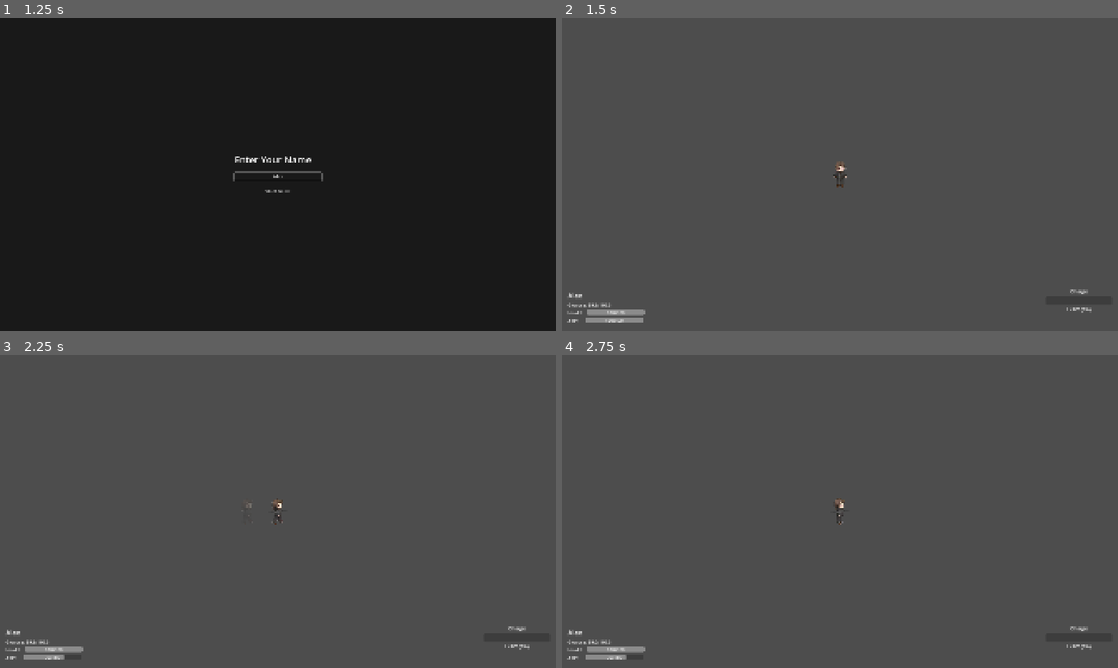
Above: before the commit, frames 1-4 (two rows, left to right).
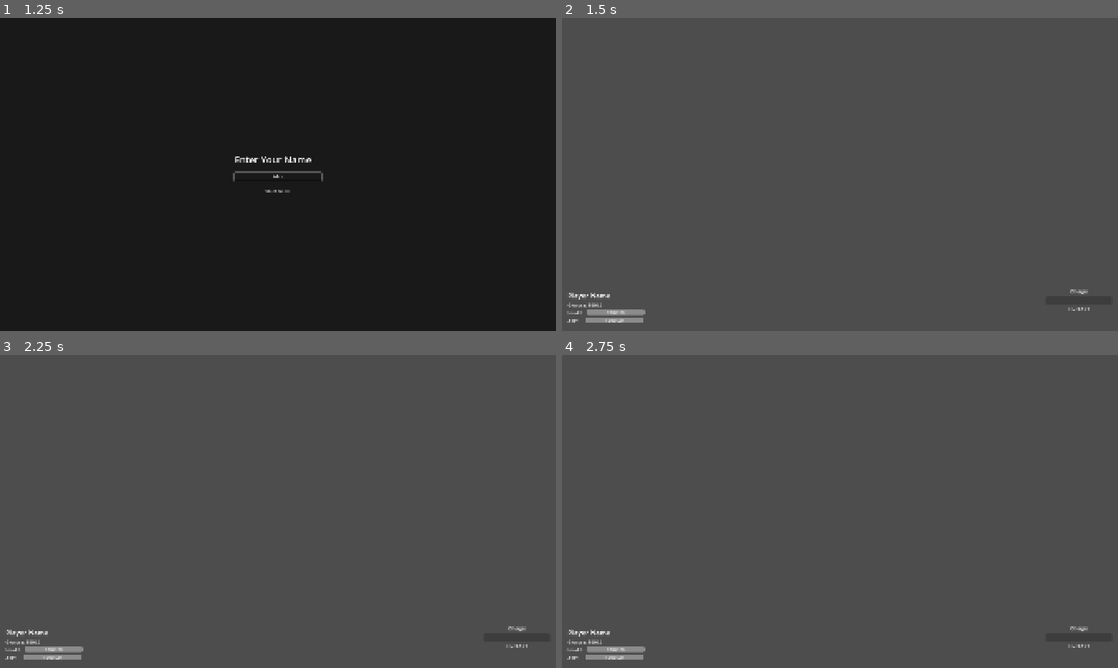
Above: after the commit, the same moments.

Repository: liup215/UnchartedLife
Game: Godot game, scene res://ui/character_creation/character_creation.tscn
Two runs of this game, one before a commit and one after it. Both use one fixed random seed, a clock stepped at 60 frames per second and the inputs below. This scene is started directly instead of the project's main scene. The engine's default icon, where the game draws it, is replaced by a stand-in: a white triangle on a blue panel in a dark square.
Inputs (mouse positions are in pixels of both pictures, inside the frame that each line leads up to):
- Up to frame 1 (1.25 s): click (278, 177) at 0.52 s; type "Alex" at 0.6 s
- Up to frame 2 (1.5 s): click "Start Game" at 1.25 s
- Up to frame 3 (2.25 s): tap Enter (ui_accept) at 2 s; move the mouse to (400, 495) at 2.02 s; hold D (turn_right) from 2.03 s (still down); tap Space (dodge) at 2.1 s; click (400, 495) at 2.17 s
- Up to frame 4 (2.75 s): keep holding D (turn_right); tap Enter (ui_accept) at 2.27 s

Frame 1 is identical in both runs. In frame 2, 0.2% of the frame differs, in the area x 1-96%, y 45-95%; in frame 3, 0.3%, in the area x 1-96%, y 45-98%; in frame 4, 0.3%.

Commit message:
feat: implement data-driven game scene architecture (Phase 1-2)
Co-authored-by: liup215 <20367844+liup215@users.noreply.github.com>

Diff:
--- /dev/null
+++ b/data/definitions/system/game_scene_data.gd
@@ -0,0 +1,80 @@
+# game_scene_data.gd
+# Resource class to define a complete game scene configuration
+# Combines static map data with dynamic entity spawns
+extends Resource
+class_name GameSceneData
+
+# Scene identifier
+@export var scene_id: String = ""
+
+# Display name
+@export var scene_name: String = ""
+
+# ============ STATIC DATA ============
+# Reference to MapData for map/level loading
+@export var map_data: MapData = null
+
+# ============ DYNAMIC DATA ============
+# Player spawn configuration
+@export var player_spawn: PlayerSpawnData = null
+
+# Array of entities to spawn (NPCs, vehicles, enemies, interactive objects)
+@export var spawnable_entities: Array[SpawnableEntityData] = []
+
+# ============ METADATA ============
+# Optional background music
+@export var background_music: AudioStream = null
+
+# Optional ambient sound
+@export var ambient_sound: AudioStream = null
+
+# Optional scene-specific settings
+@export var scene_settings: Dictionary = {}
+
+# Convert to dictionary for saving
+func to_dict() -> Dictionary:
+	var entities_array: Array = []
+	for entity in spawnable_entities:
+		if entity:
+			entities_array.append(entity.to_dict())
+
+	return {
+		"scene_id": scene_id,
+		"scene_name": scene_name,
+		"map_data": map_data.resource_path if map_data else "",
+		"player_spawn": player_spawn.to_dict() if player_spawn else {},
+		"spawnable_entities": entities_array,
+		"background_music": background_music.resource_path if background_music else "",
+		"ambient_sound": ambient_sound.resource_path if ambient_sound else "",
+		"scene_settings": scene_settings
+	}
+
+# Load from dictionary
+func from_dict(data: Dictionary) -> void:
+	scene_id = data.get("scene_id", scene_id)
+	scene_name = data.get("scene_name", scene_name)
+	scene_settings = data.get("scene_settings", scene_settings)
+
+	# Load map data
+	if data.has("map_data") and not data["map_data"].is_empty():
+		map_data = load(data["map_data"])
+
+	# Load player spawn
+	if data.has("player_spawn") and not data["player_spawn"].is_empty():
+		player_spawn = PlayerSpawnData.new()
+		player_spawn.from_dict(data["player_spawn"])
+
+	# Load spawnable entities
+	if data.has("spawnable_entities"):
+		spawnable_entities.clear()
+		for entity_dict in data["spawnable_entities"]:
+			var entity = SpawnableEntityData.new()
+			entity.from_dict(entity_dict)
+			spawnable_entities.append(entity)
+
+	# Load audio resources
+	if data.has("background_music") and not data["background_music"].is_empty():
+		background_music = load(data["background_music"])
+
+	if data.has("ambient_sound") and not data["ambient_sound"].is_empty():
+		ambient_sound = load(data["ambient_sound"])
--- /dev/null
+++ b/data/definitions/system/player_spawn_data.gd
@@ -0,0 +1,34 @@
+# player_spawn_data.gd
+# Resource class to define player spawn configuration
+extends Resource
+class_name PlayerSpawnData
+
+# Spawn position for the player
+@export var spawn_position: Vector2 = Vector2.ZERO
+
+# Optional: Spawn ID for identification
+@export var spawn_id: String = "default"
+
+# Optional: Player data override (if different from global PlayerData)
+@export var player_data: Resource = null
+
+# Convert to dictionary for saving
+func to_dict() -> Dictionary:
+	return {
+		"spawn_position": {"x": spawn_position.x, "y": spawn_position.y},
+		"spawn_id": spawn_id,
+		"player_data": player_data.resource_path if player_data else ""
+	}
+
+# Load from dictionary
+func from_dict(data: Dictionary) -> void:
+	spawn_id = data.get("spawn_id", spawn_id)
+
+	# Load spawn position
+	if data.has("spawn_position"):
+		var pos_data = data["spawn_position"]
+		spawn_position = Vector2(pos_data.get("x", 0), pos_data.get("y", 0))
+
+	# Load player data resource
+	if data.has("player_data") and not data["player_data"].is_empty():
+		player_data = load(data["player_data"])
--- /dev/null
+++ b/data/definitions/system/spawnable_entity_data.gd
@@ -0,0 +1,49 @@
+# spawnable_entity_data.gd
+# Resource class to define a spawnable entity (NPC, vehicle, enemy, interactive object)
+extends Resource
+class_name SpawnableEntityData
+
+# Entity type identifier - determines which scene/prefab to instantiate
+@export var entity_type: String = ""
+
+# Reference to the scene to spawn (e.g., "res://features/actor/base_actor.tscn")
+@export var scene_path: String = ""
+
+# Position where the entity should spawn
+@export var spawn_position: Vector2 = Vector2.ZERO
+
+# Optional: Data resource for the entity (e.g., ActorData, VehicleData)
+@export var entity_resource: Resource = null
+
+# Optional: Unique identifier for this spawn point
+@export var spawn_id: String = ""
+
+# Optional: Additional configuration data as dictionary
+@export var additional_config: Dictionary = {}
+
+# Convert to dictionary for saving
+func to_dict() -> Dictionary:
+	return {
+		"entity_type": entity_type,
+		"scene_path": scene_path,
+		"spawn_position": {"x": spawn_position.x, "y": spawn_position.y},
+		"entity_resource": entity_resource.resource_path if entity_resource else "",
+		"spawn_id": spawn_id,
+		"additional_config": additional_config
+	}
+
+# Load from dictionary
+func from_dict(data: Dictionary) -> void:
+	entity_type = data.get("entity_type", entity_type)
+	scene_path = data.get("scene_path", scene_path)
+	spawn_id = data.get("spawn_id", spawn_id)
+	additional_config = data.get("additional_config", additional_config)
+
+	# Load spawn position
+	if data.has("spawn_position"):
+		var pos_data = data["spawn_position"]
+		spawn_position = Vector2(pos_data.get("x", 0), pos_data.get("y", 0))
+
+	# Load entity resource
+	if data.has("entity_resource") and not data["entity_resource"].is_empty():
+		entity_resource = load(data["entity_resource"])
--- /dev/null
+++ b/data/game_scenes/default_game_scene.tres
@@ -0,0 +1,33 @@
+[gd_resource type="Resource" script_class="GameSceneData" load_steps=8 format=3 uid="uid://default_game_scene"]
+
+[ext_resource type="Script" path="res://data/definitions/system/game_scene_data.gd" id="1_scene_data"]
+[ext_resource type="Script" path="res://data/definitions/system/map_data.gd" id="2_map_data"]
+[ext_resource type="Script" path="res://data/definitions/system/player_spawn_data.gd" id="3_player_spawn"]
+[ext_resource type="Resource" uid="uid://bdo2suynn7vlm" path="res://data/actors/player/player_data.tres" id="4_player_data"]
+
+[sub_resource type="Resource" id="MapData_default"]
+script = ExtResource("2_map_data")
+map_id = "main_world"
+map_name = "Main World"
+map_description = "The main game world"
+map_scene_path = ""
+chunk_scenes = {}
+default_spawn_position = Vector2(631, 356)
+use_chunk_loading = true
+
+[sub_resource type="Resource" id="PlayerSpawnData_default"]
+script = ExtResource("3_player_spawn")
+spawn_position = Vector2(631, 356)
+spawn_id = "default"
+player_data = ExtResource("4_player_data")
+
+[resource]
+script = ExtResource("1_scene_data")
+scene_id = "default_game_scene"
+scene_name = "Default Game Scene"
+map_data = SubResource("MapData_default")
+player_spawn = SubResource("PlayerSpawnData_default")
+spawnable_entities = Array[ExtResource("res://data/definitions/system/spawnable_entity_data.gd")]([])
+background_music = null
+ambient_sound = null
+scene_settings = {}
--- /dev/null
+++ b/scenes/game_scene.gd
@@ -0,0 +1,283 @@
+# game_scene.gd
+# Generic game scene controller that loads from GameSceneData
+# Implements the data-driven "Soul-Container-Brain" pattern
+extends Node2D
+
+# The data that defines this game scene
+@export var game_scene_data: GameSceneData = null
+
+# References to instantiated nodes
+var map_container: Node2D = null
+var player_instance: Node2D = null
+var spawned_entities: Dictionary = {}  # spawn_id -> entity instance
+
+# UI references (will be set by children or externally)
+@onready var hud: Control = null
+@onready var system_menu: Control = null
+@onready var dialogue_panel: Control = null
+
+# Prologue scene reference
+const PROLOGUE_SCENE_02 = preload("res://scenes/story/prologue/prologue_scene_02.tscn")
+var prologue_scene_instance: Node2D = null
+
+func _ready() -> void:
+	# If no data provided, try to get from external source or use default
+	if not game_scene_data:
+		push_warning("GameScene: No game_scene_data provided, cannot initialize scene")
+		return
+
+	# Setup scene based on data
+	_setup_scene()
+
+func _setup_scene() -> void:
+	"""Setup the game scene from data"""
+	print("GameScene: Setting up scene '%s'" % game_scene_data.scene_name)
+
+	# 1. Setup map container for chunk loading
+	_setup_map_container()
+
+	# 2. Load static map data
+	_load_map()
+
+	# 3. Spawn player
+	_spawn_player()
+
+	# 4. Spawn dynamic entities
+	_spawn_entities()
+
+	# 5. Setup audio
+	_setup_audio()
+
+	# 6. Connect to UI elements if they exist
+	_setup_ui()
+
+	# 7. Check and load prologue if needed
+	_check_and_load_prologue()
+
+	print("GameScene: Scene setup complete")
+
+func _setup_map_container() -> void:
+	"""Create container for map chunks"""
+	map_container = Node2D.new()
+	map_container.name = "MapContainer"
+	add_child(map_container)
+	move_child(map_container, 0)  # Move to back for rendering order
+
+	# Set as parent for MapManager
+	MapManager.set_map_parent(map_container)
+
+func _load_map() -> void:
+	"""Load the map based on game_scene_data.map_data"""
+	if not game_scene_data.map_data:
+		push_warning("GameScene: No map_data in game_scene_data")
+		return
+
+	# Register the map with MapManager if not already registered
+	var map_data: MapData = game_scene_data.map_data
+	if not MapManager.get_map_data(map_data.map_id):
+		MapManager.register_map(map_data)
+
+	# Switch to this map (will load chunks if needed)
+	var spawn_pos: Vector2 = Vector2.ZERO
+	if game_scene_data.player_spawn:
+		spawn_pos = game_scene_data.player_spawn.spawn_position
+
+	MapManager.switch_to_map(map_data.map_id, spawn_pos)
+	print("GameScene: Loaded map '%s'" % map_data.map_id)
+
+func _spawn_player() -> void:
+	"""Spawn the player at configured position"""
+	if not game_scene_data.player_spawn:
+		push_warning("GameScene: No player_spawn configuration")
+		return
+
+	# Load the player scene
+	var player_scene: PackedScene = load("res://features/player/player.tscn")
+	if not player_scene:
+		push_error("GameScene: Failed to load player scene")
+		return
+
+	player_instance = player_scene.instantiate()
+	add_child(player_instance)
+
+	# Set player position
+	# If loading from save, player position is already set by load_data
+	# Otherwise, use the spawn position from game_scene_data
+	if not SaveManager.is_loading_from_save():
+		player_instance.global_position = game_scene_data.player_spawn.spawn_position
+		print("GameScene: Set player position to spawn default: %s" % game_scene_data.player_spawn.spawn_position)
+	else:
+		print("GameScene: Player position will be loaded from save file")
+
+	# If custom player data provided, use it
+	if game_scene_data.player_spawn.player_data:
+		if player_instance.has_method("set_actor_data"):
+			player_instance.set_actor_data(game_scene_data.player_spawn.player_data)
+		elif "actor_data" in player_instance:
+			player_instance.actor_data = game_scene_data.player_spawn.player_data
+
+	print("GameScene: Spawned player")
+
+func _spawn_entities() -> void:
+	"""Spawn all dynamic entities from configuration"""
+	if game_scene_data.spawnable_entities.is_empty():
+		print("GameScene: No entities to spawn")
+		return
+
+	for entity_data in game_scene_data.spawnable_entities:
+		_spawn_entity(entity_data)
+
+	print("GameScene: Spawned %d entities" % spawned_entities.size())
+
+func _spawn_entity(entity_data: SpawnableEntityData) -> void:
+	"""Spawn a single entity from SpawnableEntityData"""
+	if entity_data.scene_path.is_empty():
+		push_warning("GameScene: Entity has empty scene_path")
+		return
+
+	# Load the entity scene
+	var entity_scene: PackedScene = load(entity_data.scene_path)
+	if not entity_scene:
+		push_error("GameScene: Failed to load entity scene: %s" % entity_data.scene_path)
+		return
+
+	# Instantiate the entity
+	var entity_instance: Node = entity_scene.instantiate()
+	add_child(entity_instance)
+
+	# Set position if entity is Node2D
+	if entity_instance is Node2D:
+		entity_instance.global_position = entity_data.spawn_position
+
+	# Apply entity resource data if available
+	if entity_data.entity_resource:
+		_apply_entity_resource(entity_instance, entity_data.entity_resource)
+
+	# Apply additional configuration
+	if not entity_data.additional_config.is_empty():
+		_apply_additional_config(entity_instance, entity_data.additional_config)
+
+	# Store reference if spawn_id is provided
+	if not entity_data.spawn_id.is_empty():
+		spawned_entities[entity_data.spawn_id] = entity_instance
+
+	print("GameScene: Spawned entity '%s' at position %s" % [entity_data.entity_type, entity_data.spawn_position])
+
+func _apply_entity_resource(entity_instance: Node, resource: Resource) -> void:
+	"""Apply resource data to entity instance"""
+	# Try common property names
+	if "actor_data" in entity_instance:
+		entity_instance.actor_data = resource
+	elif "vehicle_data" in entity_instance:
+		entity_instance.vehicle_data = resource
+	elif "data" in entity_instance:
+		entity_instance.data = resource
+	elif entity_instance.has_method("set_data"):
+		entity_instance.set_data(resource)
+
+func _apply_additional_config(entity_instance: Node, config: Dictionary) -> void:
+	"""Apply additional configuration to entity"""
+	for key in config.keys():
+		if key in entity_instance:
+			entity_instance.set(key, config[key])
+
+func _setup_audio() -> void:
+	"""Setup background music and ambient sound"""
+	if game_scene_data.background_music:
+		AudioManager.play_music(game_scene_data.background_music)
+
+	if game_scene_data.ambient_sound:
+		AudioManager.play_ambient(game_scene_data.ambient_sound)
+
+func _setup_ui() -> void:
+	"""Connect to UI elements"""
+	# Try to find UI elements as children
+	hud = get_node_or_null("HUD")
+	system_menu = get_node_or_null("SystemMenu")
+	dialogue_panel = get_node_or_null("DialoguePanel")
+
+	# Setup system menu toggle
+	if system_menu:
+		print("GameScene: Found SystemMenu")
+
+func _check_and_load_prologue() -> void:
+	"""Check if this is the first time entering main scene and load prologue if needed"""
+	# Check if coming from prologue_scene_01 (microscope) - if so, load glucose game
+	# Load glucose game if microscope tutorial is completed but glucose tutorial is not
+	if PlayerData.completed_microscope_tutorial and not PlayerData.completed_glucose_tutorial:
+		_load_prologue_scene_02()
+
+func _load_prologue_scene_02() -> void:
+	"""Load the glucose identification game as an overlay"""
+	if prologue_scene_instance:
+		return  # Already loaded
+
+	prologue_scene_instance = PROLOGUE_SCENE_02.instantiate()
+	add_child(prologue_scene_instance)
+
+	# Position player for prologue
+	if is_instance_valid(player_instance):
+		player_instance.global_position = Vector2(200, 450)
+
+	# Connect to prologue completion signal if available
+	if prologue_scene_instance.has_signal("prologue_completed"):
+		prologue_scene_instance.prologue_completed.connect(_on_prologue_completed)
+
+func _on_prologue_completed() -> void:
+	"""Called when the glucose prologue is completed"""
+	if prologue_scene_instance:
+		prologue_scene_instance.queue_free()
+		prologue_scene_instance = null
+
+	# Mark as completed
+	PlayerData.completed_glucose_tutorial = true
+
+func _physics_process(_delta: float) -> void:
+	"""Update map chunks based on player position"""
+	if is_instance_valid(player_instance):
+		MapManager.update_chunks(player_instance.global_position)
+
+func _unhandled_input(event: InputEvent) -> void:
+	"""Handle input for system menu"""
+	if event.is_action_pressed("ui_cancel"):
+		if system_menu:
+			if system_menu.visible:
+				system_menu.close_menu()
+			else:
+				system_menu.open_menu()
+
+# Public API for external access
+func get_player() -> Node2D:
+	"""Get the player instance"""
+	return player_instance
+
+func get_entity(spawn_id: String) -> Node:
+	"""Get a spawned entity by its spawn_id"""
+	return spawned_entities.get(spawn_id)
+
+func get_all_entities() -> Array:
+	"""Get all spawned entities"""
+	return spawned_entities.values()
+
+# Save/Load support
+func save_data() -> Dictionary:
+	"""Save game scene state"""
+	var entity_states: Dictionary = {}
+	for spawn_id in spawned_entities.keys():
+		var entity = spawned_entities[spawn_id]
+		if is_instance_valid(entity) and entity.has_method("save_data"):
+			entity_states[spawn_id] = entity.save_data()
+
+	return {
+		"scene_id": game_scene_data.scene_id if game_scene_data else "",
+		"entity_states": entity_states
+	}
+
+func load_data(data: Dictionary) -> void:
+	"""Load game scene state"""
+	if data.has("entity_states"):
+		var entity_states = data["entity_states"]
+		for spawn_id in entity_states.keys():
+			var entity = spawned_entities.get(spawn_id)
+			if is_instance_valid(entity) and entity.has_method("load_data"):
+				entity.load_data(entity_states[spawn_id])
--- /dev/null
+++ b/scenes/game_scene.tscn
@@ -0,0 +1,15 @@
+[gd_scene load_steps=5 format=3 uid="uid://cx6y7z8w9v0u1"]
+
+[ext_resource type="Script" path="res://scenes/game_scene.gd" id="1_game_scene"]
+[ext_resource type="PackedScene" uid="uid://b1c2d3e4f5g6h" path="res://ui/hud/hud.tscn" id="2_hud"]
+[ext_resource type="PackedScene" uid="uid://c1d2e3f4g5h6i" path="res://ui/system_menu/system_menu.tscn" id="3_system_menu"]
+[ext_resource type="PackedScene" uid="uid://drxngue33mlny" path="res://ui/dialogue/dialogue_panel.tscn" id="4_dialogue"]
+
+[node name="GameScene" type="Node2D"]
+script = ExtResource("1_game_scene")
+
+[node name="HUD" parent="." instance=ExtResource("2_hud")]
+
+[node name="SystemMenu" parent="." instance=ExtResource("3_system_menu")]
+
+[node name="DialoguePanel" parent="." instance=ExtResource("4_dialogue")]
--- a/scenes/main.tscn
+++ b/scenes/main.tscn
@@ -1,21 +1,9 @@
-[gd_scene load_steps=7 format=3 uid="uid://7rcsyrqgfrjk"]
+[gd_scene load_steps=3 format=3 uid="uid://7rcsyrqgfrjk"]
 
-[ext_resource type="Script" uid="uid://qhuvoa0s7ean" path="res://systems/main_game_manager.gd" id="1_choun"]
-[ext_resource type="PackedScene" uid="uid://dbscgytmkqyn7" path="res://features/player/player.tscn" id="2_ya4ey"]
-[ext_resource type="Resource" uid="uid://bdo2suynn7vlm" path="res://data/actors/player/player_data.tres" id="3_eb6dy"]
-[ext_resource type="PackedScene" uid="uid://b1c2d3e4f5g6h" path="res://ui/hud/hud.tscn" id="8_muem4"]
-[ext_resource type="PackedScene" uid="uid://c1d2e3f4g5h6i" path="res://ui/system_menu/system_menu.tscn" id="9_dp3eg"]
-[ext_resource type="PackedScene" uid="uid://drxngue33mlny" path="res://ui/dialogue/dialogue_panel.tscn" id="11_dlgpn"]
+[ext_resource type="PackedScene" uid="uid://cx6y7z8w9v0u1" path="res://scenes/game_scene.tscn" id="1_game_scene"]
+[ext_resource type="Resource" uid="uid://default_game_scene" path="res://data/game_scenes/default_game_scene.tres" id="2_game_scene_data"]
 
 [node name="Main" type="Node2D"]
-script = ExtResource("1_choun")
 
-[node name="Player" parent="." instance=ExtResource("2_ya4ey")]
-position = Vector2(631, 356)
-actor_data = ExtResource("3_eb6dy")
-
-[node name="HUD" parent="." instance=ExtResource("8_muem4")]
-
-[node name="SystemMenu" parent="." instance=ExtResource("9_dp3eg")]
-
-[node name="DialoguePanel" parent="." instance=ExtResource("11_dlgpn")]
+[node name="GameScene" parent="." instance=ExtResource("1_game_scene")]
+game_scene_data = ExtResource("2_game_scene_data")
Not shown, added: scenes/main.tscn.backup
